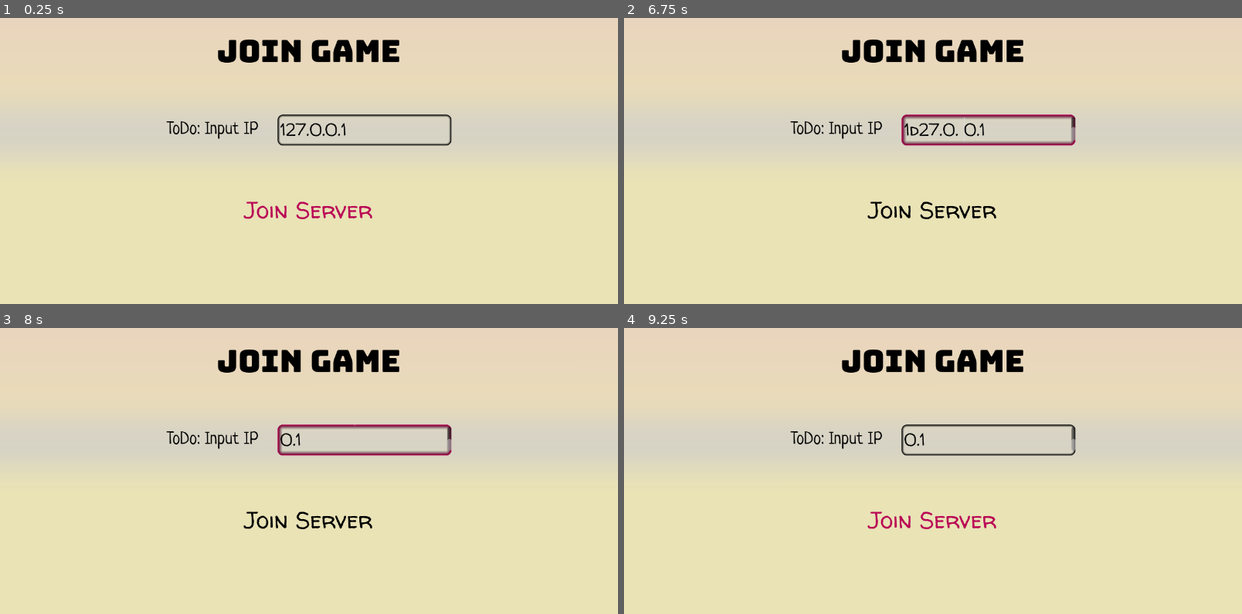
Above: before the commit, frames 1-4 (two rows, left to right).
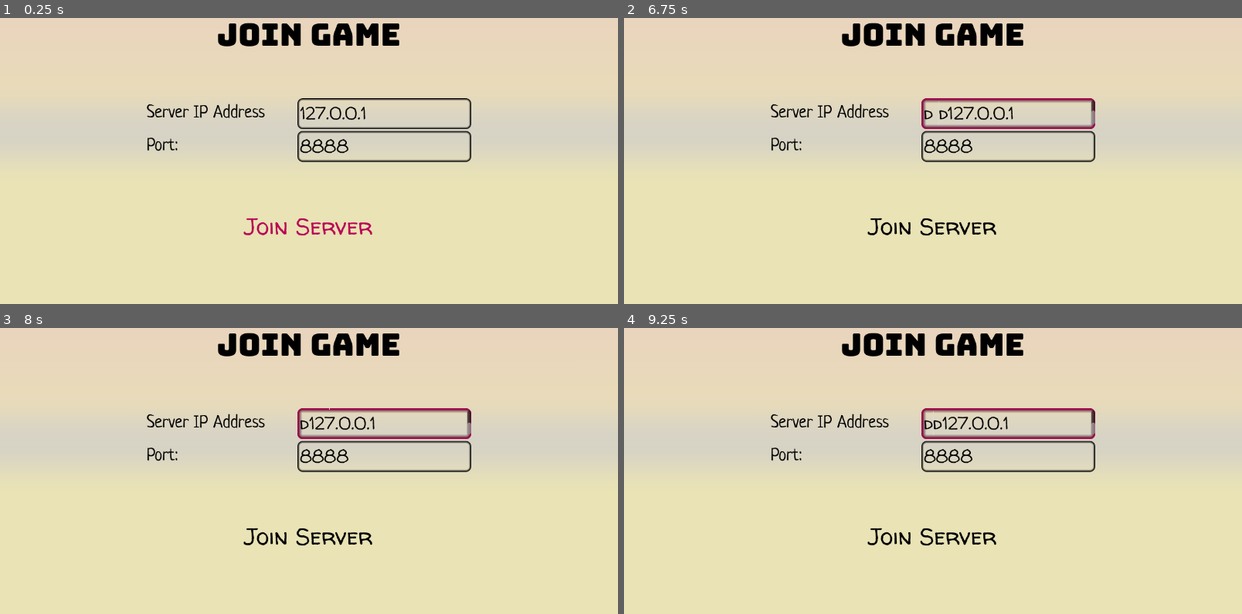
Above: after the commit, the same moments.

Repository: jyotiradityatiwary/robot-crusher
Game: Godot game, scene res://src/ui/join_screen.tscn
The game is run twice, just before and just after one commit, with the same random seed, the same clock (stepped at 60 frames per second) and the same inputs. This scene is started directly instead of the project's main scene.
Inputs (mouse positions are in pixels of both pictures, inside the frame that each line leads up to):
- Up to frame 1 (0.25 s): no input
- Up to frame 2 (6.75 s): click "Join Server" at 0.5 s; move the mouse to (1068, 112) at 1.27 s; hold Right (move_right) 1.28-2 s; tap D (dash) every 1.5 s from 1.35 to 5.85 s; click (1068, 112) at 1.42 s; tap Up (move_up) at 1.52, 4.52 s; tap Enter at 2, 5.75 s; drag from (809, 146) to (902, 201) at 2.02 s; move the mouse to (994, 55) at 2.77 s; hold Left (move_left) 2.78-3.5 s; drag from (902, 201) to (747, 78) at 3.52 s; move the mouse to (1118, 183) at 4.27 s; hold Right (move_right) 4.28-5 s; tap Space (jump) at 5, 6.5 s; drag from (747, 78) to (840, 43) at 5.02 s; move the mouse to (963, 129) at 5.77 s; hold Right (move_right) 5.78-6.5 s; click (963, 129) at 5.92 s; drag from (840, 43) to (809, 146) at 6.52 s
- Up to frame 3 (8 s): tap Enter at 7.25 s; move the mouse to (444, 422) at 7.27 s; hold Left (move_left) from 7.28 s (still down); tap D (dash) at 7.35 s; tap Space (jump) at 7.52 s
- Up to frame 4 (9.25 s): release Left (move_left) at 8 s; tap Space (jump) at 8 s; drag from (809, 456) to (902, 511) at 8.02 s; move the mouse to (994, 365) at 8.77 s; hold Right (move_right) from 8.78 s (still down); tap D (dash) at 8.85 s

The runs differ from the first frame. In frame 1, 5.9% of the frame differs, in the area x 23-77%, y 1-77%; in frame 2, 6.8%; in frame 3, 6.7%; in frame 4, 6.4%.
Error before the commit: Attempt to call function 'join_server' in base 'null instance' on a null instance. (res://src/ui/join_screen.gd:16)
Error after the commit: Attempt to call function 'join_server' in base 'null instance' on a null instance. (res://src/ui/join_screen.gd:29)

Commit message:
feat: can now host on any port, join on any ip/port ✨
Host screen now has text inputs for:
	- Maximum number of players
	- Server port

Join screen now has text inputs for:
	- Server IP Address
	- Server port

Error checking in these screens is not yet done exhaustively.

Diff:
--- a/src/ui/host_screen.gd
+++ b/src/ui/host_screen.gd
@@ -1,16 +1,41 @@
 extends Control
 
 @export var waiting_screen: PackedScene
-
-const SERVER_PORT: int = 8910
-const SERVER_MAX_CLIENTS: int = 4
+@export var start_server_button: Button
+@export var max_clients_text_edit: TextEdit
+@export var port_text_edit: TextEdit
 
 @onready var multiplayer_manager: MultiplayerManager = $/root/MultiplayerManager
-@onready var start_server_button: Button = $MarginContainer/VBoxContainer/StartServerButton
 
 func _ready():
 	start_server_button.grab_focus()
 
 func _on_start_server_button_pressed():
-	multiplayer_manager.host_server(SERVER_PORT, SERVER_MAX_CLIENTS)
+	# Read port number
+	var port_text: String = port_text_edit.text
+	if not port_text.is_valid_int():
+		OS.alert("Port must be an integer", "Invalid Input")
+		return
+	var port: int = port_text.to_int()
+	if port < 0 or port > 65535:
+		OS.alert("Port number out of range. Pick a number between 1024 and 65535", "Invalid Input")
+		return
+	if port < 1024:
+		OS.alert("Don't use privileged ports please (port numbers less than 1024 are reserved for system use)", "Invalid Input")
+		return
+
+	# Read max clients
+	var max_clients_text: String = max_clients_text_edit.text
+	if not max_clients_text.is_valid_int():
+		OS.alert("Max clients must be an integer", "Invalid Input")
+		return
+	var max_clients: int = max_clients_text.to_int()
+	if max_clients <= 0:
+		OS.alert("Max clients should be a positive integer", "Invalid Input")
+		return
+	if max_clients > 4096:
+		OS.alert("4095 is the theoritcal limit for max clients.", "Invalid Input")
+		return
+
+	multiplayer_manager.host_server(port, max_clients)
 	get_tree().change_scene_to_packed(waiting_screen)
--- a/src/ui/host_screen.tscn
+++ b/src/ui/host_screen.tscn
@@ -6,8 +6,9 @@
 [ext_resource type="PackedScene" uid="uid://baiw6grki3410" path="res://src/ui/waiting_screen.tscn" id="2_l48ey"]
 [ext_resource type="PackedScene" uid="uid://kyvdstcxwup5" path="res://src/ui/elements/main_menu_label.tscn" id="3_g34s1"]
 [ext_resource type="PackedScene" uid="uid://celq8766hxbx8" path="res://src/ui/elements/main_menu_button.tscn" id="5_bkgvy"]
+[ext_resource type="PackedScene" uid="uid://3af0m2s4xitx" path="res://src/ui/elements/main_menu_text_edit.tscn" id="6_dd6vj"]
 
-[node name="HostScreen" type="Control"]
+[node name="HostScreen" type="Control" node_paths=PackedStringArray("start_server_button", "max_clients_text_edit", "port_text_edit")]
 layout_mode = 3
 anchors_preset = 15
 anchor_right = 1.0
@@ -16,6 +17,9 @@
 grow_vertical = 2
 script = ExtResource("1_abftu")
 waiting_screen = ExtResource("2_l48ey")
+start_server_button = NodePath("MarginContainer/VBoxContainer/StartServerButton")
+max_clients_text_edit = NodePath("MarginContainer/VBoxContainer/VBoxContainer/HSplitContainer/MaxClientsTextEdit")
+port_text_edit = NodePath("MarginContainer/VBoxContainer/VBoxContainer/HSplitContainer2/PortTextEdit")
 
 [node name="Background" type="TextureRect" parent="."]
 layout_mode = 1
@@ -50,10 +54,38 @@
 layout_mode = 2
 text = "[center]Host[/center]"
 
-[node name="MainMenuLabel" parent="MarginContainer/VBoxContainer" instance=ExtResource("3_g34s1")]
-custom_minimum_size = Vector2(430, 40)
+[node name="VBoxContainer" type="VBoxContainer" parent="MarginContainer/VBoxContainer"]
 layout_mode = 2
-text = "TO-DO: Put config options here"
+
+[node name="HSplitContainer" type="HSplitContainer" parent="MarginContainer/VBoxContainer/VBoxContainer"]
+layout_mode = 2
+
+[node name="MainMenuLabel" parent="MarginContainer/VBoxContainer/VBoxContainer/HSplitContainer" instance=ExtResource("3_g34s1")]
+custom_minimum_size = Vector2(200, 40)
+layout_mode = 2
+size_flags_horizontal = 4
+size_flags_vertical = 4
+text = "Max Clients:"
+
+[node name="MaxClientsTextEdit" parent="MarginContainer/VBoxContainer/VBoxContainer/HSplitContainer" instance=ExtResource("6_dd6vj")]
+custom_minimum_size = Vector2(256, 64)
+layout_mode = 2
+text = "4"
+
+[node name="HSplitContainer2" type="HSplitContainer" parent="MarginContainer/VBoxContainer/VBoxContainer"]
+layout_mode = 2
+
+[node name="MainMenuLabel" parent="MarginContainer/VBoxContainer/VBoxContainer/HSplitContainer2" instance=ExtResource("3_g34s1")]
+custom_minimum_size = Vector2(200, 40)
+layout_mode = 2
+size_flags_horizontal = 4
+size_flags_vertical = 4
+text = "Port:"
+
+[node name="PortTextEdit" parent="MarginContainer/VBoxContainer/VBoxContainer/HSplitContainer2" instance=ExtResource("6_dd6vj")]
+custom_minimum_size = Vector2(256, 64)
+layout_mode = 2
+text = "8888"
 
 [node name="StartServerButton" parent="MarginContainer/VBoxContainer" instance=ExtResource("5_bkgvy")]
 layout_mode = 2
--- a/src/ui/join_screen.gd
+++ b/src/ui/join_screen.gd
@@ -1,17 +1,30 @@
 extends Control
 
 @export var waiting_screen: PackedScene
-
-const SERVER_PORT: int = 8910
-const SERVER_MAX_CLIENTS: int = 4
+@export var join_server_button: Button
+@export var ip_text_edit: TextEdit
+@export var port_text_edit: TextEdit
 
 @onready var multiplayer_manager: MultiplayerManager = $/root/MultiplayerManager
-@onready var join_server_button: Button = $MarginContainer/VBoxContainer/JoinServerButton
 
 func _ready():
 	join_server_button.grab_focus()
 
 func _on_join_server_button_pressed():
-	var server_ip_addr = $MarginContainer/VBoxContainer/HSplitContainer/IPAddrTextEdit.text
-	multiplayer_manager.join_server(server_ip_addr, SERVER_PORT)
+	# Read port number
+	var port_text: String = port_text_edit.text
+	if not port_text.is_valid_int():
+		OS.alert("Port must be an integer", "Invalid Input")
+		return
+	var port: int = port_text.to_int()
+	if port < 0 or port > 65535:
+		OS.alert("Port number out of range. Pick a number between 1024 and 65535", "Invalid Input")
+		return
+	if port < 1024:
+		OS.alert("Don't use privileged ports please (port numbers less than 1024 are reserved for system use)", "Invalid Input")
+		return
+
+	# Read IP Address
+	var server_ip_addr = ip_text_edit.text
+	multiplayer_manager.join_server(server_ip_addr, port)
 	get_tree().change_scene_to_packed(waiting_screen)
--- a/src/ui/join_screen.tscn
+++ b/src/ui/join_screen.tscn
@@ -8,7 +8,7 @@
 [ext_resource type="PackedScene" uid="uid://3af0m2s4xitx" path="res://src/ui/elements/main_menu_text_edit.tscn" id="4_il5wu"]
 [ext_resource type="PackedScene" uid="uid://celq8766hxbx8" path="res://src/ui/elements/main_menu_button.tscn" id="5_tumtu"]
 
-[node name="PlayScreen" type="Control"]
+[node name="JoinScreen" type="Control" node_paths=PackedStringArray("join_server_button", "ip_text_edit", "port_text_edit")]
 layout_mode = 3
 anchors_preset = 15
 anchor_right = 1.0
@@ -17,6 +17,9 @@
 grow_vertical = 2
 script = ExtResource("1_v1p7m")
 waiting_screen = ExtResource("2_cx410")
+join_server_button = NodePath("MarginContainer/VBoxContainer/JoinServerButton")
+ip_text_edit = NodePath("MarginContainer/VBoxContainer/VBoxContainer/HSplitContainer/IPAddrTextEdit")
+port_text_edit = NodePath("MarginContainer/VBoxContainer/VBoxContainer/HSplitContainer2/PortTextEdit")
 
 [node name="Background" type="TextureRect" parent="."]
 layout_mode = 1
@@ -51,20 +54,37 @@
 layout_mode = 2
 text = "[center]Join Game[/center]"
 
-[node name="HSplitContainer" type="HSplitContainer" parent="MarginContainer/VBoxContainer"]
+[node name="VBoxContainer" type="VBoxContainer" parent="MarginContainer/VBoxContainer"]
 layout_mode = 2
+
+[node name="HSplitContainer" type="HSplitContainer" parent="MarginContainer/VBoxContainer/VBoxContainer"]
+layout_mode = 2
+
+[node name="MainMenuLabel" parent="MarginContainer/VBoxContainer/VBoxContainer/HSplitContainer" instance=ExtResource("3_h6sow")]
+custom_minimum_size = Vector2(300, 40)
+layout_mode = 2
+size_flags_horizontal = 4
 size_flags_vertical = 4
-theme_override_constants/separation = 30
+text = "Server IP Address"
 
-[node name="MainMenuLabel" parent="MarginContainer/VBoxContainer/HSplitContainer" instance=ExtResource("3_h6sow")]
-custom_minimum_size = Vector2(200, 40)
-layout_mode = 2
-size_flags_vertical = 4
-text = "ToDo: Input IP"
-
-[node name="IPAddrTextEdit" parent="MarginContainer/VBoxContainer/HSplitContainer" instance=ExtResource("4_il5wu")]
+[node name="IPAddrTextEdit" parent="MarginContainer/VBoxContainer/VBoxContainer/HSplitContainer" instance=ExtResource("4_il5wu")]
 layout_mode = 2
 text = "127.0.0.1"
+
+[node name="HSplitContainer2" type="HSplitContainer" parent="MarginContainer/VBoxContainer/VBoxContainer"]
+layout_mode = 2
+
+[node name="MainMenuLabel" parent="MarginContainer/VBoxContainer/VBoxContainer/HSplitContainer2" instance=ExtResource("3_h6sow")]
+custom_minimum_size = Vector2(300, 40)
+layout_mode = 2
+size_flags_horizontal = 4
+size_flags_vertical = 4
+text = "Port:"
+
+[node name="PortTextEdit" parent="MarginContainer/VBoxContainer/VBoxContainer/HSplitContainer2" instance=ExtResource("4_il5wu")]
+custom_minimum_size = Vector2(256, 64)
+layout_mode = 2
+text = "8888"
 
 [node name="JoinServerButton" parent="MarginContainer/VBoxContainer" instance=ExtResource("5_tumtu")]
 layout_mode = 2
Not shown: 1 places in src/ui/host_screen.tscn that only renumber resources
